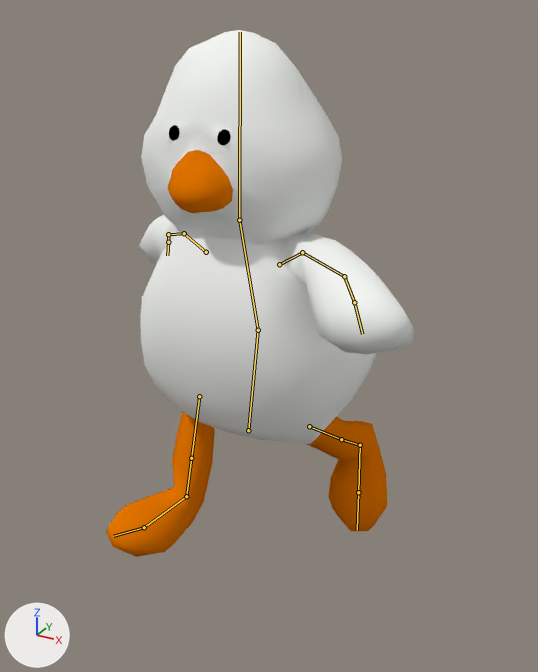
Before and after pictures for a commit that changed the Blender file Assets/Blender Models/Ducks/topping.blend.
The view is the same before and after, from a camera (50 mm lens) standing at (1.23, -1.98, 1.94) and looking at (0.05, 0.17, 0.87). The lights are fixed; the arrows at lower left show +X, +Y and +Z. Both versions are drawn at frame 12 of the action 'Walk'; the numbers are the values there. The bones that bend it are drawn over the model as lines.
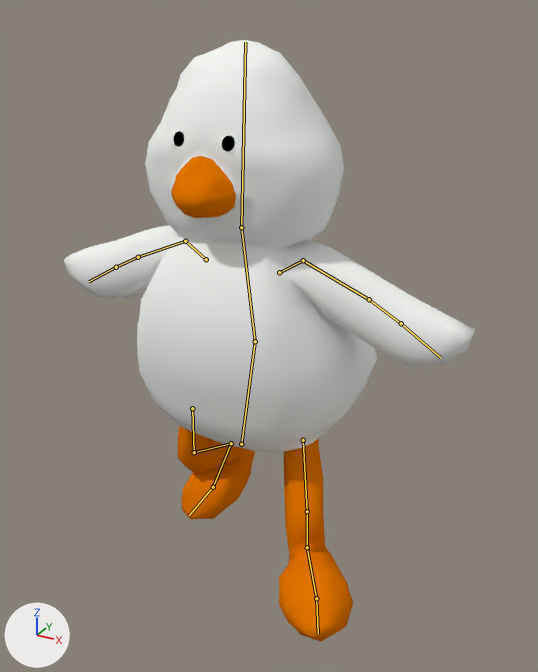
The change, as a list of edits to the scene's bpy script:
```text
Change bone_hip:
    where bone_hip = bpy.data.objects['Armature'].pose.bones['Hip']
    bone_hip.location: (0.0, -0.088, 0.009) -> (0.0, -0.129, 0.054)
    bone_hip.rotation_quaternion: (0.999, 0.041, 0.0, 0.0) -> (1.0, 0.0, 0.0, 0.0)  # degrees (5, 0, 0) -> degrees (0, 0, 0)
Change bone_head:
    where bone_head = bpy.data.objects['Armature'].pose.bones['Head']  # child of 'Spine'
    bone_head.rotation_quaternion: (1.0, 0.0, 0.0, 0.0) -> (1.0, 0.024, 0.0, 0.0)  # degrees (0, 0, 0) -> degrees (3, 0, 0)
Change bone_upper_arm_l:
    where bone_upper_arm_l = bpy.data.objects['Armature'].pose.bones['Upper Arm.L']  # child of 'Shoulder.L'
    bone_upper_arm_l.location: (0.0, 0.0, 0.0) -> (0.096, -0.001, 0.0)
    bone_upper_arm_l.rotation_quaternion: (0.885, 0.305, -0.352, -0.016) -> (0.99, -0.027, 0.083, -0.11)  # degrees (44, -38, -18) -> degrees (-4, 9, -13)
Change bone_lower_arm_l:
    where bone_lower_arm_l = bpy.data.objects['Armature'].pose.bones['Lower Arm.L']  # child of 'Upper Arm.L'
    bone_lower_arm_l.rotation_quaternion: (0.979, 0.013, -0.105, -0.174) -> (0.993, 0.033, -0.061, 0.0)  # degrees (4, -12, -20) -> degrees (4, -7, 0)
Change bone_hand_l:
    where bone_hand_l = bpy.data.objects['Armature'].pose.bones['Hand.L']  # child of 'Lower Arm.L'
    bone_hand_l.rotation_quaternion: (1.0, 0.0, 0.0, 0.0) -> (0.995, -0.024, 0.042, -0.006)  # degrees (0, 0, 0) -> degrees (-3, 5, -1)
Change bone_upper_arm_r:
    where bone_upper_arm_r = bpy.data.objects['Armature'].pose.bones['Upper Arm.R']  # child of 'Shoulder.R'
    bone_upper_arm_r.location: (0.0, 0.0, 0.0) -> (0.088, -0.038, 0.0)
    bone_upper_arm_r.rotation_quaternion: (0.895, -0.27, -0.303, 0.186) -> (0.993, -0.022, -0.069, 0.104)  # degrees (-42, -26, 34) -> degrees (-3, -8, 12)
Change bone_lower_arm_r:
    where bone_lower_arm_r = bpy.data.objects['Armature'].pose.bones['Lower Arm.R']  # child of 'Upper Arm.R'
    bone_lower_arm_r.rotation_quaternion: (0.993, 0.03, 0.0, 0.115) -> (0.999, 0.021, 0.04, 0.0)  # degrees (3, 0, 13) -> degrees (2, 5, 0)
Change bone_hand_r:
    where bone_hand_r = bpy.data.objects['Armature'].pose.bones['Hand.R']  # child of 'Lower Arm.R'
    bone_hand_r.rotation_quaternion: (1.0, 0.0, 0.0, 0.0) -> (0.99, -0.041, -0.072, 0.01)  # degrees (0, 0, 0) -> degrees (-5, -8, 2)
Change bone_toes_l:
    where bone_toes_l = bpy.data.objects['Armature'].pose.bones['Toes.L']  # child of 'Foot.L'
    bone_toes_l.rotation_quaternion: (1.0, 0.0, 0.0, 0.0) -> (0.981, -0.063, 0.088, -0.16)  # degrees (0, 0, 0) -> degrees (-9, 9, -19)
Change bone_toes_r:
    where bone_toes_r = bpy.data.objects['Armature'].pose.bones['Toes.R']  # child of 'Foot.R'
    bone_toes_r.rotation_quaternion: (1.0, 0.0, 0.0, 0.0) -> (0.997, -0.03, -0.025, 0.041)  # degrees (0, 0, 0) -> degrees (-4, -3, 5)
Change bone_leg_ik_l:
    where bone_leg_ik_l = bpy.data.objects['Armature'].pose.bones['Leg IK.L']
    bone_leg_ik_l.location: (0.041, 0.313, 0.025) -> (-0.074, -0.168, -0.072)
    bone_leg_ik_l.rotation_quaternion: (0.98, 0.148, -0.009, -0.131) -> (0.938, -0.259, 0.015, 0.23)  # degrees (17, 1, -15) -> degrees (-29, 9, 25)
Change bone_leg_ik_r:
    where bone_leg_ik_r = bpy.data.objects['Armature'].pose.bones['Leg IK.R']
    bone_leg_ik_r.location: (0.126, -0.144, -0.021) -> (0.076, 0.121, 0.099)
    bone_leg_ik_r.rotation_quaternion: (0.925, -0.333, 0.093, -0.159) -> (0.993, 0.057, 0.003, 0.05)  # degrees (-40, 4, -21) -> degrees (7, 0, 6)
```

Where the change shows, as pixel boxes [x1, y1, x2, y2] in the pictures (538 x 672 px):
'Cube', posed (33% wider, 14% taller)
    before: [106, 30, 414, 557]
    after: [64, 40, 475, 641]
bone 'Hip', root to tip
    before: (248, 430) to (258, 330)
    after: (241, 444) to (255, 341)
bone 'Head', root to tip
    before: (239, 220) to (240, 32)
    after: (241, 227) to (245, 42)
bone 'Upper Arm.L', root to tip
    before: (302, 252) to (344, 276)
    after: (303, 260) to (369, 299)
bone 'Lower Arm.L', root to tip
    before: (344, 276) to (354, 302)
    after: (369, 299) to (401, 323)
bone 'Hand.L', root to tip
    before: (354, 302) to (362, 334)
    after: (401, 323) to (440, 357)
bone 'Upper Arm.R', root to tip
    before: (184, 233) to (168, 234)
    after: (185, 241) to (138, 257)
bone 'Lower Arm.R', root to tip
    before: (168, 234) to (168, 242)
    after: (138, 257) to (116, 267)
bone 'Hand.R', root to tip
    before: (168, 242) to (167, 255)
    after: (116, 267) to (89, 281)
bone 'Toes.L', root to tip
    before: (358, 492) to (357, 530)
    after: (316, 598) to (318, 633)
bone 'Toes.R', root to tip
    before: (144, 527) to (113, 536)
    after: (213, 487) to (189, 515)
